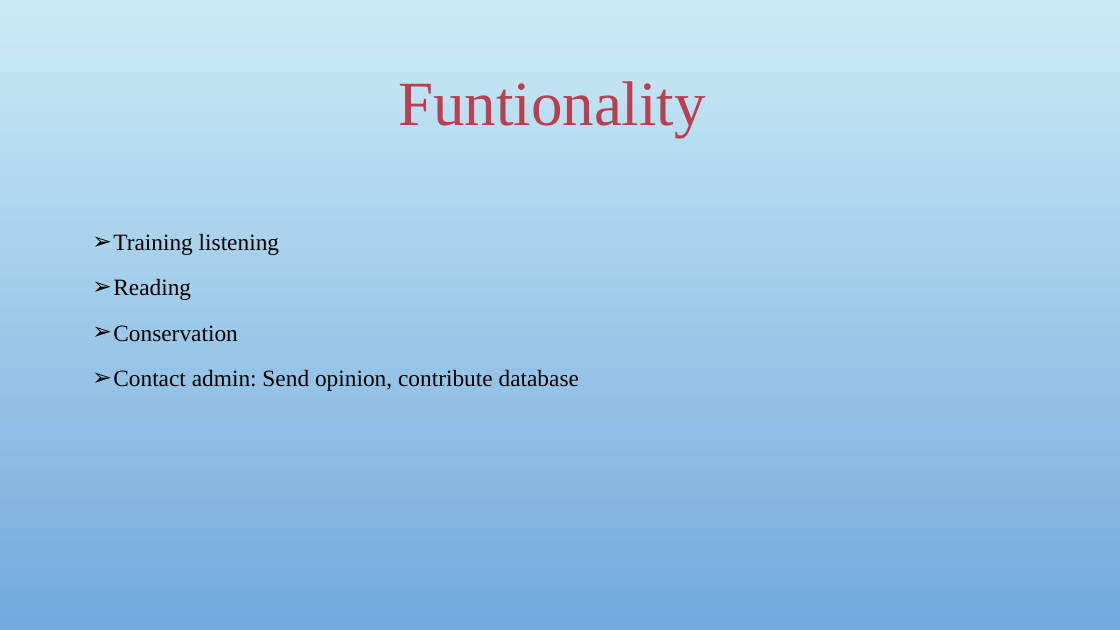
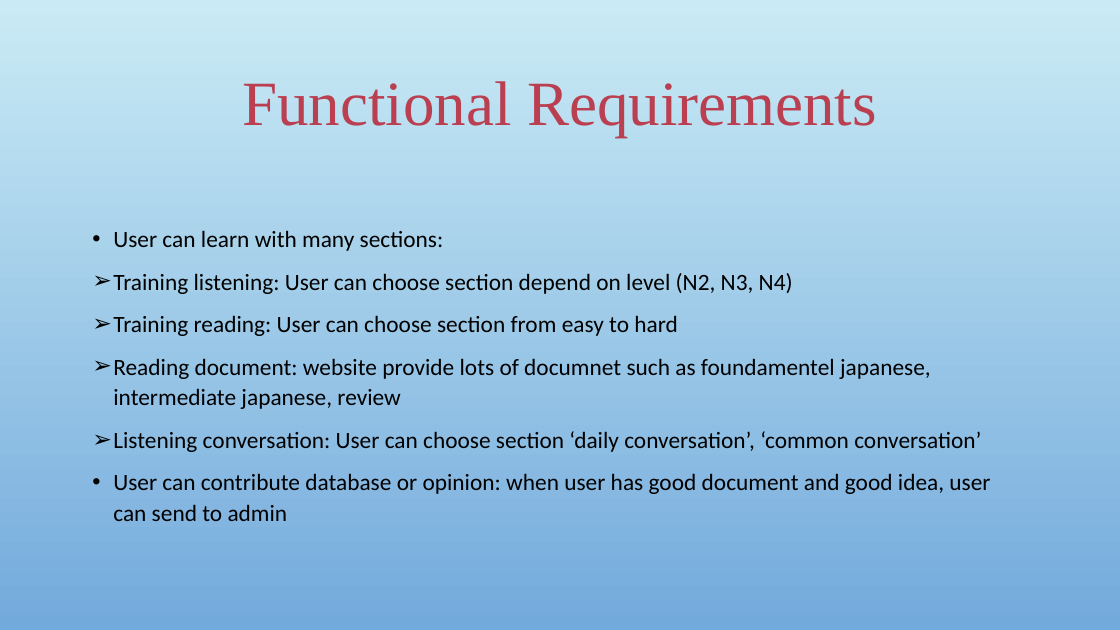
Before and after one commit to sangnvus/japanesedictionary, a slide deck: slide 12 of WIP/Documents/Report 1/UJD_VN_Examination_v1.0_EN/UJD_VN_ProjectOverview_v1.0.pptx (slide 17 before the commit). Drawn at 1120x630 pixels with LibreOffice and Linux fonts; fonts in the diff are those of the drawing; background and template pictures are left out. Boxes give left, top, right and bottom in pixels: in the first picture for what was removed or moved away, otherwise in the second. Text is boxed around its words. In the diff, an @@ line names an element or a change of style, - is before the commit and + after.

```diff
--- a/WIP/Documents/Report 1/UJD_VN_Examination_v1.0_EN/UJD_VN_ProjectOverview_v1.0.pptx
+++ b/WIP/Documents/Report 1/UJD_VN_Examination_v1.0_EN/UJD_VN_ProjectOverview_v1.0.pptx
@@ title at box(242, 81, 877, 137): text changed @@
-Funtionality
+Functional Requirements
@@ text at box(113, 230, 990, 521): text changed; font Times New Roman to Calibri @@
-➢ Training listening
-➢ Reading
-➢ Conservation
-➢ Contact admin: Send opinion, contribute database
+• User can learn with many sections:
+➢ Training listening: User can choose section depend on level (N2, N3, N4)
+➢ Training reading: User can choose section from easy to hard
+➢ Reading document: website provide lots of documnet such as foundamentel japanese, intermediate japanese, review
+➢ Listening conversation: User can choose section ‘daily conversation’, ‘common conversation’
+• User can contribute database or opinion: when user has good document and good idea, user can send to admin
```
Also in this commit, not shown: 7 other slides changed, 2 slides added, 2 slides removed.
